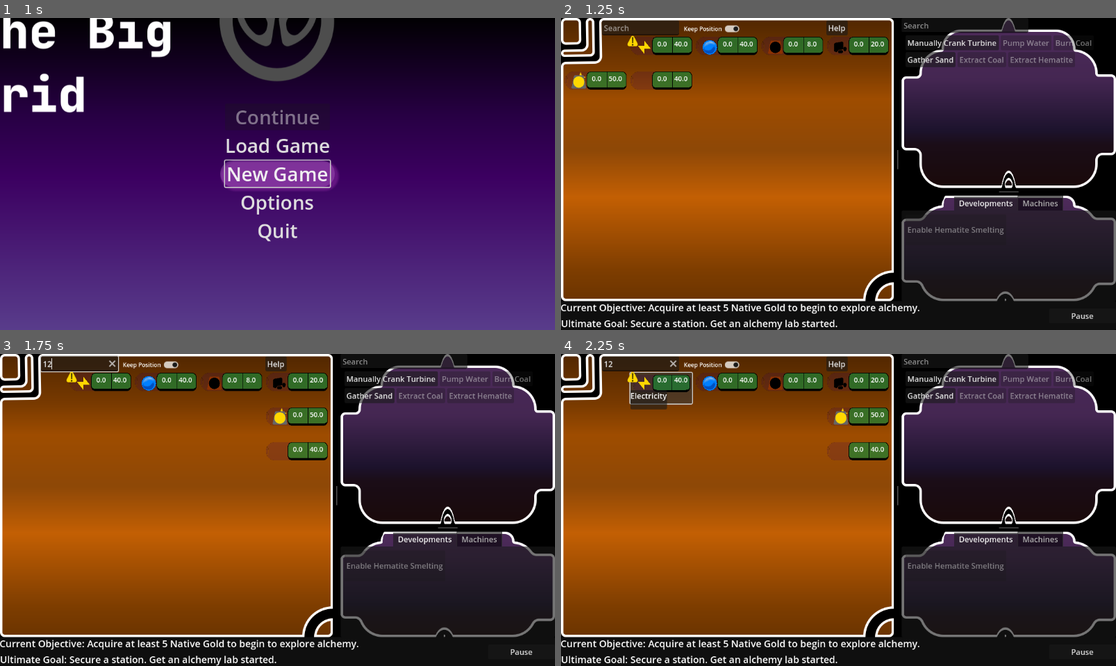
Above: before the commit, frames 1-4 (two rows, left to right).
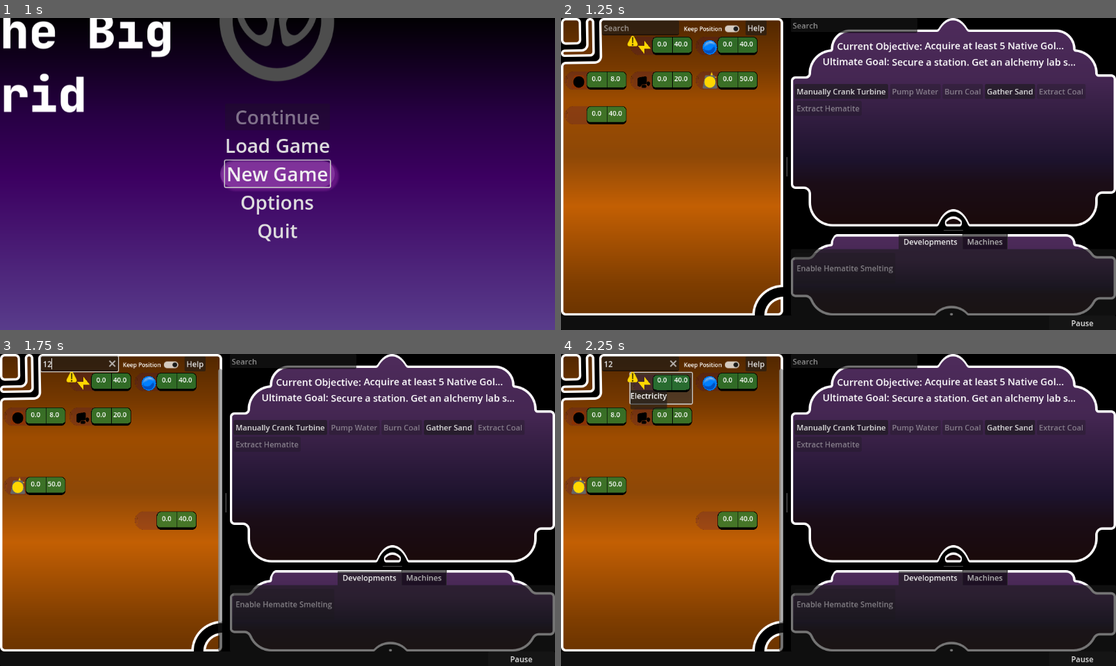
Above: after the commit, the same moments.

Repository: Carth501/The-Big-Grid
Game: Godot game, scene res://scenes/MainMenu.tscn
Same seed, same stepped clock (60 frames per second), same inputs: the game is played once before the commit and once after it. Sound files missing from this copy of the repository are replaced by a short silence.
Inputs (mouse positions are in pixels of both pictures, inside the frame that each line leads up to):
- Up to frame 1 (1 s): click "New Game" at 0.5 s
- Up to frame 2 (1.25 s): no input
- Up to frame 3 (1.75 s): click (77, 363) at 1.27 s; type "12" at 1.35 s
- Up to frame 4 (2.25 s): click "[center]0.0[/center]" at 2 s

Frame 1 is identical in both runs. In frame 2, 39% of the frame differs, in the area x 0-100%, y 0-100%; in frame 3, 40%; in frame 4, 40%.
Error in both runs: Invalid call. Nonexistent function 'to_lower' in base 'Dictionary'. (res://scripts/display/FilterForeman.gd:61)

Commit message:
Move the objective text to the the action panel
To better use the space

Diff:
--- a/scenes/Game.tscn
+++ b/scenes/Game.tscn
@@ -62,13 +62,14 @@
 anchors_preset = -1
 anchor_right = 1.0
 anchor_bottom = 1.0
-offset_bottom = -60.0
+offset_bottom = -30.0
 grow_horizontal = 2
 grow_vertical = 2
 theme_override_constants/separation = 16
 theme_override_constants/autohide = 0
 split_offset = 600
 script = ExtResource("2_1k5o2")
+split = 0.4
 
 [node name="SupplyBackground" type="NinePatchRect" parent="Display/MiddleSplit" node_paths=PackedStringArray("header", "body")]
 clip_contents = true
@@ -117,6 +118,10 @@
 text = "Keep Position"
 alignment = 2
 
+[node name="Help" type="Button" parent="Display/MiddleSplit/SupplyBackground/HFlowContainer"]
+layout_mode = 2
+text = "Help"
+
 [node name="SupplyScrollContainer" type="ScrollContainer" parent="Display/MiddleSplit/SupplyBackground"]
 layout_mode = 1
 anchors_preset = -1
@@ -151,6 +156,7 @@
 theme_override_constants/autohide = 0
 split_offset = 300
 script = ExtResource("5_vo8pe")
+split = 0.7
 
 [node name="ActionBackground" type="NinePatchRect" parent="Display/MiddleSplit/RightSplit" node_paths=PackedStringArray("actions_display", "action_menu", "supply_menu_container", "supply_menu")]
 clip_contents = true
@@ -175,10 +181,12 @@
 
 [node name="ActionScrollContainer" type="ScrollContainer" parent="Display/MiddleSplit/RightSplit/ActionBackground"]
 layout_mode = 1
-anchors_preset = 15
-anchor_right = 1.0
-anchor_bottom = 1.0
-offset_top = 28.0
+anchors_preset = -1
+anchor_right = 1.0
+anchor_bottom = 1.0
+offset_top = 129.0
+offset_right = -8.0
+offset_bottom = -76.0
 grow_horizontal = 2
 grow_vertical = 2
 follow_focus = true
@@ -228,6 +236,70 @@
 layout_mode = 2
 action_manager = NodePath("../../../../../../../Logic/ActionManager")
 
+[node name="CurrentObjectiveLine" type="Control" parent="Display/MiddleSplit/RightSplit/ActionBackground" node_paths=PackedStringArray("objective_text")]
+layout_mode = 1
+anchor_right = 1.0
+offset_left = 96.0
+offset_top = 44.0
+offset_right = -103.0
+offset_bottom = 84.0
+script = ExtResource("15_3ikv4")
+objective_text = NodePath("ObjectiveText")
+
+[node name="Label" type="Label" parent="Display/MiddleSplit/RightSplit/ActionBackground/CurrentObjectiveLine"]
+layout_mode = 0
+offset_right = 182.0
+offset_bottom = 28.0
+theme_override_font_sizes/font_size = 20
+text = "Current Objective: "
+
+[node name="ObjectiveText" type="Label" parent="Display/MiddleSplit/RightSplit/ActionBackground/CurrentObjectiveLine"]
+layout_mode = 1
+anchors_preset = -1
+anchor_top = 0.5
+anchor_right = 1.0
+anchor_bottom = 0.5
+offset_left = 182.0
+offset_top = -14.0
+grow_horizontal = 2
+grow_vertical = 2
+theme_override_font_sizes/font_size = 20
+text_overrun_behavior = 3
+
+[node name="OverallObjectiveLine" type="Control" parent="Display/MiddleSplit/RightSplit/ActionBackground" node_paths=PackedStringArray("objective_text")]
+layout_mode = 1
+anchor_right = 1.0
+offset_left = 66.0
+offset_top = 64.0
+offset_right = -78.0
+offset_bottom = 104.0
+script = ExtResource("15_3ikv4")
+objective_text = NodePath("ObjectiveText")
+
+[node name="Label" type="Label" parent="Display/MiddleSplit/RightSplit/ActionBackground/OverallObjectiveLine"]
+layout_mode = 1
+anchors_preset = 2
+anchor_top = 1.0
+anchor_bottom = 1.0
+offset_top = -28.0
+offset_right = 144.0
+grow_vertical = 0
+theme_override_font_sizes/font_size = 20
+text = "Ultimate Goal: "
+
+[node name="ObjectiveText" type="Label" parent="Display/MiddleSplit/RightSplit/ActionBackground/OverallObjectiveLine"]
+layout_mode = 1
+anchors_preset = -1
+anchor_top = 0.5
+anchor_right = 1.0
+anchor_bottom = 0.5
+offset_left = 144.0
+offset_bottom = 14.0
+grow_horizontal = 2
+grow_vertical = 2
+theme_override_font_sizes/font_size = 20
+text_overrun_behavior = 3
+
 [node name="NinePatchRect" type="NinePatchRect" parent="Display/MiddleSplit/RightSplit"]
 layout_mode = 2
 texture = ExtResource("12_bqf4o")
@@ -300,7 +372,7 @@
 anchor_top = 1.0
 anchor_right = 1.0
 anchor_bottom = 1.0
-offset_top = -60.0
+offset_top = -30.0
 grow_horizontal = 2
 
 [node name="Button" type="Button" parent="Display/Panel"]
@@ -316,62 +388,6 @@
 grow_horizontal = 0
 grow_vertical = 2
 text = "Pause"
-
-[node name="CurrentObjectiveLine" type="Control" parent="Display/Panel" node_paths=PackedStringArray("objective_text")]
-anchors_preset = 0
-offset_right = 40.0
-offset_bottom = 40.0
-script = ExtResource("15_3ikv4")
-objective_text = NodePath("ObjectiveText")
-
-[node name="Label" type="Label" parent="Display/Panel/CurrentObjectiveLine"]
-layout_mode = 0
-offset_left = -1.0
-offset_top = -1.0
-offset_right = 181.0
-offset_bottom = 27.0
-theme_override_font_sizes/font_size = 20
-text = "Current Objective: "
-
-[node name="ObjectiveText" type="Label" parent="Display/Panel/CurrentObjectiveLine"]
-layout_mode = 0
-offset_left = 181.0
-offset_top = -1.0
-offset_right = 1002.0
-offset_bottom = 27.0
-theme_override_font_sizes/font_size = 20
-text_overrun_behavior = 3
-
-[node name="OverallObjectiveLine" type="Control" parent="Display/Panel" node_paths=PackedStringArray("objective_text")]
-layout_mode = 1
-anchors_preset = 2
-anchor_top = 1.0
-anchor_bottom = 1.0
-offset_top = -40.0
-offset_right = 40.0
-grow_vertical = 0
-script = ExtResource("15_3ikv4")
-objective_text = NodePath("ObjectiveText")
-
-[node name="Label" type="Label" parent="Display/Panel/OverallObjectiveLine"]
-layout_mode = 1
-anchors_preset = 2
-anchor_top = 1.0
-anchor_bottom = 1.0
-offset_top = -28.0
-offset_right = 144.0
-grow_vertical = 0
-theme_override_font_sizes/font_size = 20
-text = "Ultimate Goal: "
-
-[node name="ObjectiveText" type="Label" parent="Display/Panel/OverallObjectiveLine"]
-layout_mode = 0
-offset_left = 144.0
-offset_top = 12.0
-offset_right = 1002.0
-offset_bottom = 40.0
-theme_override_font_sizes/font_size = 20
-text_overrun_behavior = 3
 
 [node name="MusicSystem" type="Node" parent="Display" node_paths=PackedStringArray("music_players", "victory_music")]
 process_mode = 3
@@ -597,19 +613,6 @@
 text = "Save
 "
 
-[node name="Help" type="Button" parent="."]
-anchors_preset = -1
-anchor_left = 0.519
-anchor_top = 0.008
-anchor_right = 0.519
-anchor_bottom = 0.008
-offset_left = -46.8881
-offset_top = -0.184
-offset_right = -2.88806
-offset_bottom = 30.816
-grow_horizontal = 2
-text = "Help"
-
 [node name="TutorialPopUp" parent="." instance=ExtResource("37_anvfk")]
 visible = false
 
@@ -618,6 +621,7 @@
 [connection signal="resized" from="Display/MiddleSplit/SupplyBackground" to="Display/MiddleSplit/SupplyBackground" method="_on_resized"]
 [connection signal="text_changed" from="Display/MiddleSplit/SupplyBackground/HFlowContainer/SupplySearch" to="Logic/FilterForeman" method="set_search_filter"]
 [connection signal="toggled" from="Display/MiddleSplit/SupplyBackground/HFlowContainer/KeepPositionControl/KeepPositionToggle" to="Logic/OptionsOverseer" method="set_keep_positions"]
+[connection signal="pressed" from="Display/MiddleSplit/SupplyBackground/HFlowContainer/Help" to="." method="_on_help_pressed"]
 [connection signal="dragged" from="Display/MiddleSplit/RightSplit" to="Display/MiddleSplit/RightSplit" method="_on_dragged"]
 [connection signal="resized" from="Display/MiddleSplit/RightSplit" to="Display/MiddleSplit/RightSplit" method="_on_resized"]
 [connection signal="text_changed" from="Display/MiddleSplit/RightSplit/ActionBackground/ActionSearch" to="Logic/ActionManager" method="set_action_filter"]
@@ -641,8 +645,8 @@
 [connection signal="update_filter" from="Logic/FilterForeman" to="Display/MiddleSplit/SupplyBackground/SupplyScrollContainer/MarginContainer/HFlowContainer" method="filter"]
 [connection signal="initialize_keep_positions" from="Logic/OptionsOverseer" to="Display/MiddleSplit/SupplyBackground/HFlowContainer/KeepPositionControl/KeepPositionToggle" method="set_pressed"]
 [connection signal="update_focus_filtering" from="Logic/OptionsOverseer" to="Logic/FilterForeman" method="set_secondary_filter_active"]
-[connection signal="newStepDescription" from="Logic/ObjectiveSystem" to="Display/Panel/CurrentObjectiveLine" method="update_objective"]
-[connection signal="overallGoalDescription" from="Logic/ObjectiveSystem" to="Display/Panel/OverallObjectiveLine" method="update_objective"]
+[connection signal="newStepDescription" from="Logic/ObjectiveSystem" to="Display/MiddleSplit/RightSplit/ActionBackground/CurrentObjectiveLine" method="update_objective"]
+[connection signal="overallGoalDescription" from="Logic/ObjectiveSystem" to="Display/MiddleSplit/RightSplit/ActionBackground/OverallObjectiveLine" method="update_objective"]
 [connection signal="timeout" from="Logic/AutosaveTimer" to="." method="autosave"]
 [connection signal="pressed" from="PauseMenu/MarginContainer/VBoxContainer/Resume" to="PauseMenu" method="pause_or_unpause"]
 [connection signal="pressed" from="PauseMenu/MarginContainer/VBoxContainer/Save game" to="." method="SaveButton"]
@@ -652,4 +656,3 @@
 [connection signal="text_changed" from="SaveFilePanel/ColorRect/Panel/TextEdit" to="." method="change_save_name"]
 [connection signal="pressed" from="SaveFilePanel/ColorRect/Panel/Cancel" to="." method="toggle_save_file_panel"]
 [connection signal="pressed" from="SaveFilePanel/ColorRect/Panel/Save" to="." method="save_as"]
-[connection signal="pressed" from="Help" to="." method="_on_help_pressed"]
Not shown: 1 places in scenes/Game.tscn that only renumber resources
